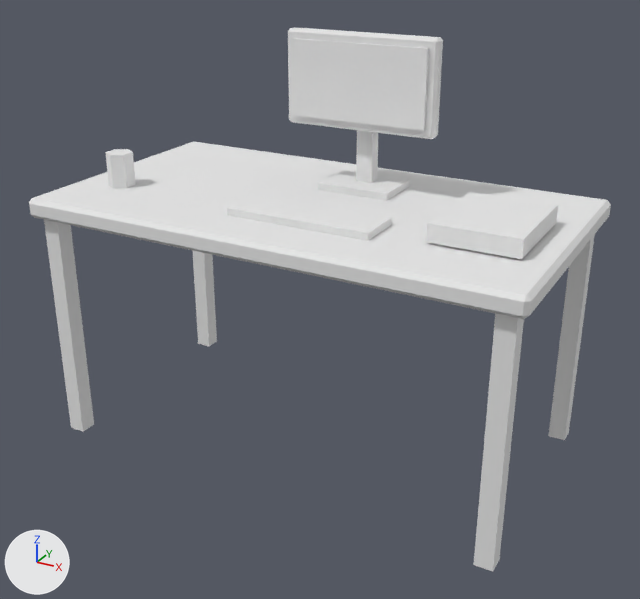
An edit to the glTF model public/models/furniture/office/office-desk/office-desk-00.glb, drawn before and after from the same camera.
Rendered twice from a 50 mm camera at (1.173, -2.124, 1.517) aimed at (0.03, -0.047, 0.478). Every picture has the same lights, and +X, +Y and +Z are marked at lower left. The older version comes first. Where no turn or scale is listed for an object, it has been applied to the vertices. Vertices at exactly the same position are counted once.

Names of what the first picture shows: 'office_desk_00'.
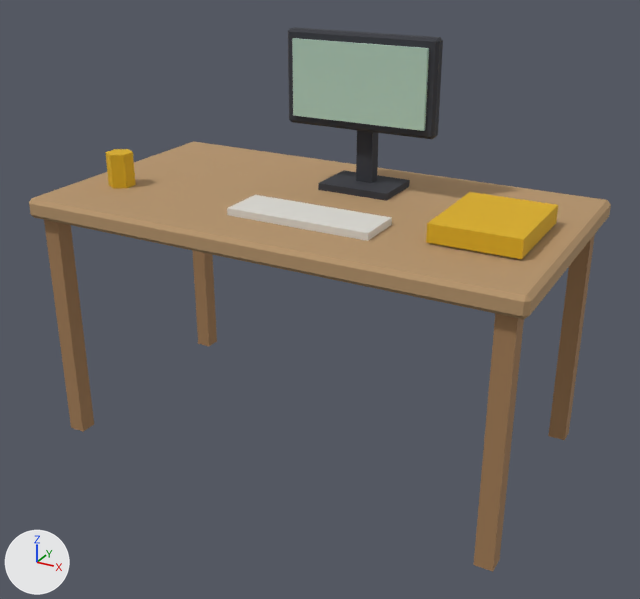
Patch to the scene script:
```diff
--- a/public/models/furniture/office/office-desk/office-desk-00.glb.py
+++ b/public/models/furniture/office/office-desk/office-desk-00.glb.py
@@ mat_lowpolykit @@
 n0 = _N.new('ShaderNodeBsdfPrincipled'); n0.name = 'Principled BSDF'
 n1 = _N.new('ShaderNodeOutputMaterial'); n1.name = 'Material Output'
+n2 = _N.new('ShaderNodeMix'); n2.name = 'Mix'
+n2.data_type = 'RGBA'
+n2.blend_type = 'MULTIPLY'
+n2.inputs[0].default_value = 1.0  # 'Factor'
+n2.inputs[7].default_value = (0.8, 0.8, 0.8, 1.0)  # 'B', white #e7e7e7
+n3 = _N.new('ShaderNodeVertexColor'); n3.name = 'Color Attribute'
 _L.new(n0.outputs[0], n1.inputs[0])  # 'BSDF' to 'Surface'
+_L.new(n2.outputs[2], n0.inputs[0])  # 'Result' to 'Base Color'
+_L.new(n3.outputs[0], n2.inputs[6])  # 'Color' to 'A'
@@ me_office_desk_00 @@
 me_office_desk_00.from_pydata(...)  # 132 vertices, 208 faces; spans x -0.732..0.732, y -0.399..0.399, z -0.606..0.606
 # used by ob_office_desk_00; location = (0.0, 0.0, 0.606)
+# me_office_desk_00 part 1: vertex colours changed
 me_office_desk_00.materials.append(mat_lowpolykit)
```

Where the change shows, as pixel boxes (x1, y1, x2, y2) in the pictures (640 x 599 px):
'office_desk_00', recoloured (darker)
    both: (29, 27, 611, 572)
